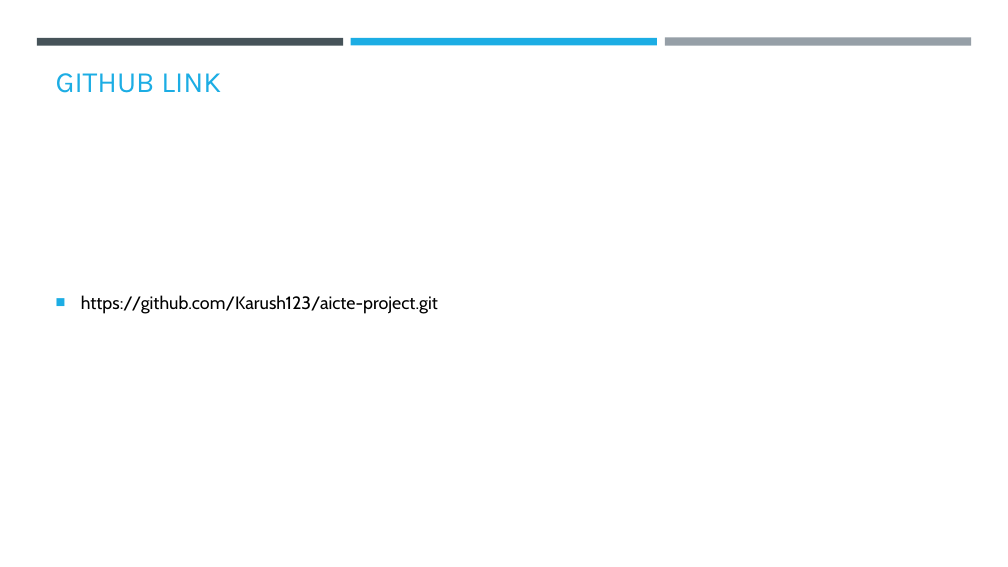
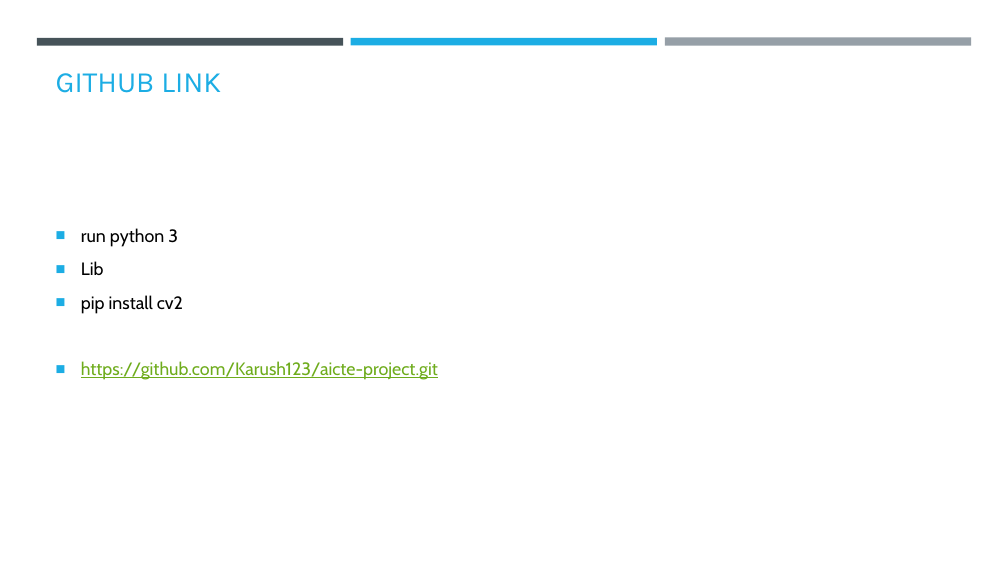
Before and after one commit to Karush123/aicte-project, a slide deck: slide 9 of Stegoppt.pptx. Drawn at 1008x567 pixels with LibreOffice and Linux fonts; fonts in the diff are those of the drawing; background and template pictures are left out. Boxes give left, top, right and bottom in pixels: in the first picture for what was removed or moved away, otherwise in the second. Text is boxed around its words. In the diff, an @@ line names an element or a change of style, - is before the commit and + after.

```diff
--- a/Stegoppt.pptx
+++ b/Stegoppt.pptx
@@ text at (81, 228, 183, 314): paragraphs added @@
+■ run python 3
+■ Lib
+■ pip install cv2
@@ text at (81, 361, 438, 380): text colour #000000 to #6EAC1C, underline on in "https://github.com/Karush123/aicte-project.git" @@
```
